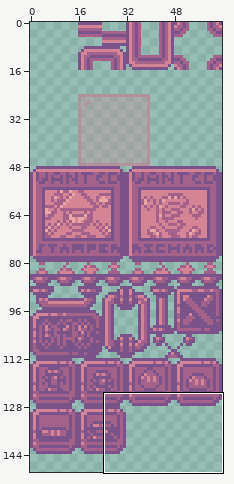
Sprite sheet -- TowerOfDreams/sprites/sFloor2BG/a12a9b3a-c362-48d5-9864-8e0c6f503840.png. The picture above shows the old version from afar; the outline marks the close-up.
Close-up. The starting point:
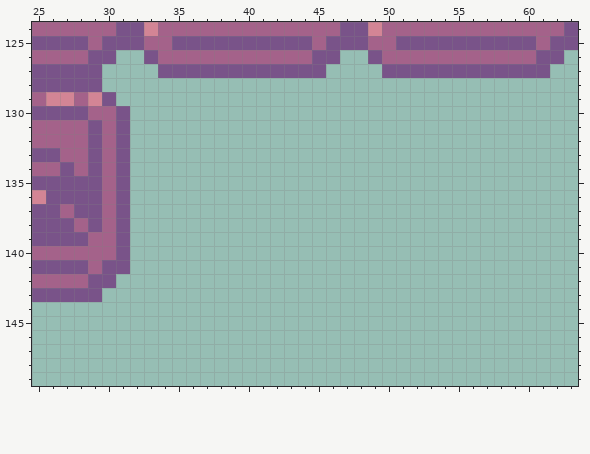
The file is 64x192 pixels. Shown: x 25..63, y 124..149. The wide view leaves out empty margins.
After:
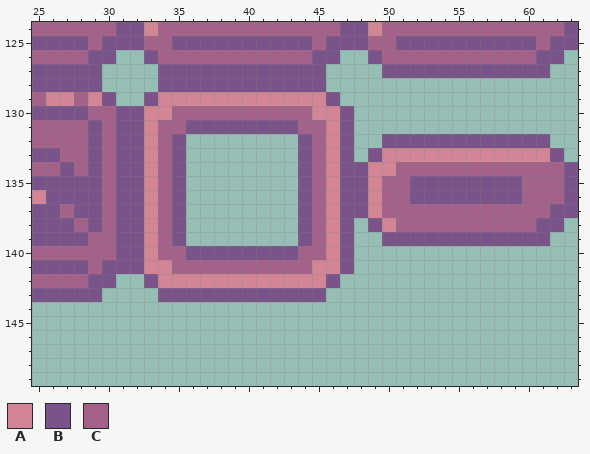
Palette (. is transparent): A #d38595  B #795389  C #a4628a
Changes in this commit:
{"y":128,"x":34,"old":"............","new":"BBBBBBBBBBBB"}
{"y":129,"x":33,"old":"..............","new":"BAAAAAAAAAAAAB"}
{"y":130,"x":32,"old":"................","new":"BAACCCCCCCCCCAAB"}
{"y":131,"x":32,"old":"................","new":"BACCBBBBBBBBCCAB"}
{"y":132,"x":32,"old":"....","new":"BACB"}
{"y":132,"x":44,"old":"....","new":"BCAB"}
{"y":132,"x":50,"old":"............","new":"BBBBBBBBBBBB"}
{"y":133,"x":32,"old":"....","new":"BACB"}
{"y":133,"x":44,"old":"....","new":"BCAB"}
{"y":133,"x":49,"old":"..............","new":"BAAAAAAAAAAAAB"}
{"y":134,"x":32,"old":"....","new":"BACB"}
{"y":134,"x":44,"old":"....................","new":"BCABBAACCCCCCCCCCCCB"}
{"y":135,"x":32,"old":"....","new":"BACB"}
{"y":135,"x":44,"old":"....................","new":"BCABBACCBBBBBBBBCCCB"}
{"y":136,"x":32,"old":"....","new":"BACB"}
{"y":136,"x":44,"old":"....................","new":"BCABBACCBBBBBBBBCCCB"}
{"y":137,"x":32,"old":"....","new":"BACB"}
{"y":137,"x":44,"old":"....................","new":"BCABBACCCCCCCCCCCCBB"}
{"y":138,"x":32,"old":"....","new":"BACB"}
{"y":138,"x":44,"old":"....","new":"BCAB"}
{"y":138,"x":49,"old":"..............","new":"BACCCCCCCCCCBB"}
{"y":139,"x":32,"old":"....","new":"BACB"}
{"y":139,"x":44,"old":"....","new":"BCAB"}
{"y":139,"x":50,"old":"............","new":"BBBBBBBBBBBB"}
{"y":140,"x":32,"old":"................","new":"BACCBBBBBBBBCCAB"}
{"y":141,"x":32,"old":"................","new":"BAACCCCCCCCCCAAB"}
{"y":142,"x":33,"old":"..............","new":"BAAAAAAAAAAAAB"}
{"y":143,"x":34,"old":"............","new":"BBBBBBBBBBBB"}
